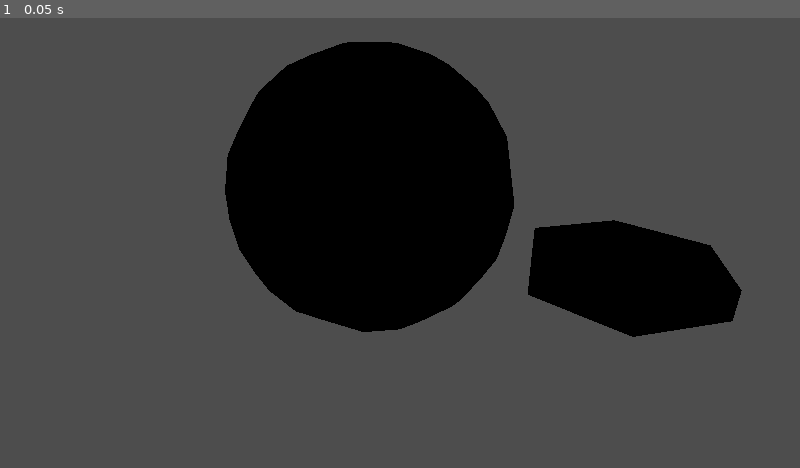
Above: before the commit, frame 1.
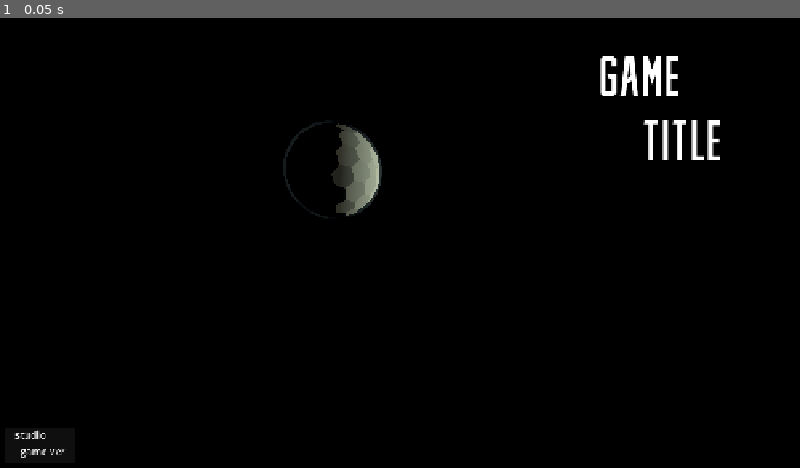
Above: after the commit, the same moment.

Repository: jihan-hanhan/csV3
Game: Godot game, scene res://assets/scene/main_GUI.tscn
Two runs of this game, one before a commit and one after it. Both use one fixed random seed, a clock stepped at 60 frames per second and the inputs below.
Inputs:
- Up to frame 1 (0.05 s): no input

The runs differ from the first frame. In frame 1, 78% of the frame differs, in the area x 0-100%, y 0-100%.

Commit message:
Co-authored-by: StaryBasil <StaryBasil@users.noreply.github.com>

Diff:
--- a/assets/scene/main_GUI.tscn
+++ b/assets/scene/main_GUI.tscn
@@ -1,15 +1,65 @@
 [gd_scene format=3 uid="uid://deww587657lw5"]
 
-[ext_resource type="PackedScene" uid="uid://bppwm2yb43bck" path="res://assets/textures/hexball.glb" id="1_17v5d"]
-[ext_resource type="PackedScene" uid="uid://bnqlxr8nkhj5" path="res://assets/textures/hex.glb" id="2_8rk43"]
+[ext_resource type="PackedScene" uid="uid://ckc5a7t08epgd" path="res://assets/textures/test-hex-u.glb" id="1_17v5d"]
+[ext_resource type="FontFile" uid="uid://b7y6tvrajbopk" path="res://assets/fonts/Knucklehead FREE.otf" id="2_8rk43"]
+
+[sub_resource type="Sky" id="Sky_17v5d"]
+
+[sub_resource type="Environment" id="Environment_8rk43"]
+background_mode = 2
+sky = SubResource("Sky_17v5d")
+glow_enabled = true
+glow_strength = 1.5
+glow_bloom = 0.16
+glow_hdr_threshold = 0.6
+fog_enabled = true
+fog_light_color = Color(0.22716, 0.11880001, 0.27, 1)
+fog_light_energy = 0.1
+fog_sky_affect = 0.3
+
+[sub_resource type="LabelSettings" id="LabelSettings_17v5d"]
+font = ExtResource("2_8rk43")
+font_size = 100
 
 [node name="Node3D" type="Node3D" unique_id=162923151]
 
-[node name="hexball" parent="." unique_id=472726352 instance=ExtResource("1_17v5d")]
+[node name="test-hex-u" parent="." unique_id=2074681006 instance=ExtResource("1_17v5d")]
 
-[node name="Camera3D" type="Camera3D" parent="." unique_id=775583198]
-transform = Transform3D(0.71216106, 0.2715515, -0.6473689, 0.0051129614, 0.920126, 0.3915895, 0.70199764, -0.28218472, 0.6538894, -4.740685, 2.2218423, 5.3543963)
-keep_aspect = 0
+[node name="Camera3D" type="Camera3D" parent="." unique_id=1166251539]
+transform = Transform3D(-0.7710452, 0.55184436, -0.31773746, 0.16151474, 0.65214175, 0.74069166, 0.61595637, 0.51978755, -0.5919618, -16.121845, 16, -15)
 
-[node name="hex" parent="." unique_id=1600789958 instance=ExtResource("2_8rk43")]
-transform = Transform3D(1, 0, 0, 0, 1, 0, 0, 0, 1, 0.04064989, 0, 3.6170633)
+[node name="OmniLight3D" type="OmniLight3D" parent="." unique_id=1638614851]
+transform = Transform3D(1, 0, 0, 0, 1, 0, 0, 0, 1, -21.18489, 0, 21.367485)
+light_color = Color(1, 1, 0.8392157, 1)
+light_energy = 16.0
+light_size = 1.0
+omni_range = 40.785
+omni_attenuation = 0.8
+
+[node name="WorldEnvironment" type="WorldEnvironment" parent="." unique_id=60449884]
+environment = SubResource("Environment_8rk43")
+
+[node name="Label" type="Label" parent="." unique_id=1123309036]
+offset_left = 768.0
+offset_top = 8.0
+offset_right = 1280.0
+offset_bottom = 285.0
+text = "GAME
+        TITLE"
+label_settings = SubResource("LabelSettings_17v5d")
+horizontal_alignment = 1
+vertical_alignment = 1
+
+[node name="Panel" type="Panel" parent="." unique_id=961714274]
+offset_left = 8.0
+offset_top = 656.0
+offset_right = 120.0
+offset_bottom = 712.0
+
+[node name="Label2" type="Label" parent="Panel" unique_id=398029556]
+layout_mode = 0
+offset_left = 16.0
+offset_right = 96.0
+offset_bottom = 49.0
+text = "studio
+  game ver"
--- a/project.godot
+++ b/project.godot
@@ -19,6 +19,7 @@
 
 window/size/viewport_width=1280
 window/size/viewport_height=720
+window/stretch/mode="canvas_items"
 
 [physics]
 
Binary file added: assets/fonts/Knucklehead FREE.otf
Binary file added: assets/textures/test-hex-u.glb
Not shown, added: assets/textures/test-hex-u.mtl
Not shown, added: assets/textures/test-hex.blend
Not shown, added: assets/textures/test-hex.blend1
